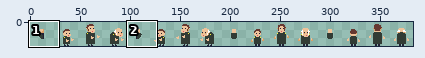
Sprite sheet: assets/sprites/hero.png. Above, an overview of the earlier version with the close-up marked.
Close-up. Old version:
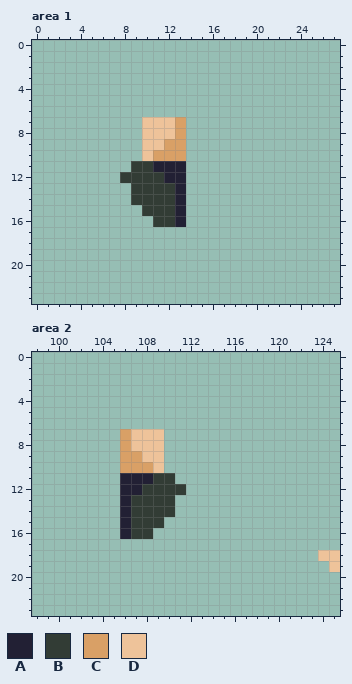
The file is 384x24 pixels. Shown: area 1: x 0..27, y 0..23; area 2: x 98..125, y 0..23. The wide view leaves out empty margins.
Palette (. is transparent): A #222034  B #323c35  C #d9a066  D #eec39a
Pixels before, area 1, first column x 8:
 7 ..DDDC
 8 ..DDDC
 9 ..DDCC
10 ..DCCC
11 .BBAAA
12 BBBBAA
13 .BBBBA
14 .BBBBA
15 ..BBBA
16 ...BBA
Pixels before, area 2, first column x 106:
 7 CDDD................
 8 CDDD................
 9 CCDD................
10 CCCD................
11 AAABB...............
12 AABBBB..............
13 ABBBB...............
14 ABBBB...............
15 ABBB................
16 ABB.................
17 ....................
18 ..................DD
19 ...................D
New version:
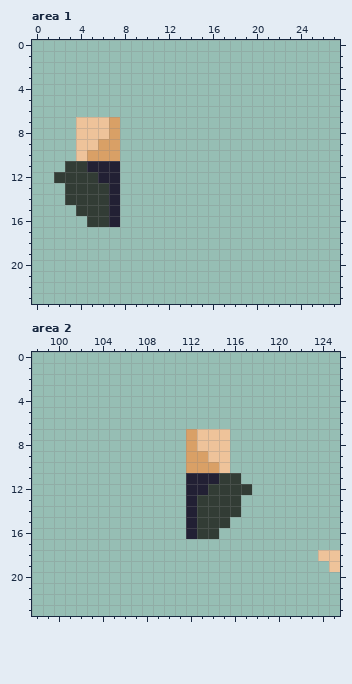
Commit: update baby position
Edits made:
Changed rows in their new state; - is an unchanged pixel.
Area 1:
first column x 2:
 7 --DDDC--....
 8 --DDDC--....
 9 --DDCC--....
10 --DCCC--....
11 -BBAAA-.....
12 BBBBAA......
13 -BBBBA-.....
14 -BBBBA-.....
15 --BBBA--....
16 ---BBA---...
Area 2:
first column x 106:
 7 ....--CDDD--
 8 ....--CDDD--
 9 ....--CCDD--
10 ....--CCCD--
11 .....-AAABB-
12 ......AABBBB
13 .....-ABBBB-
14 .....-ABBBB-
15 ....--ABBB--
16 ...---ABB---
Pixel boxes of the changes (left, top, right, bottom) in both close-ups:
changed: (54, 117, 186, 227)
changed: (120, 429, 252, 539)
